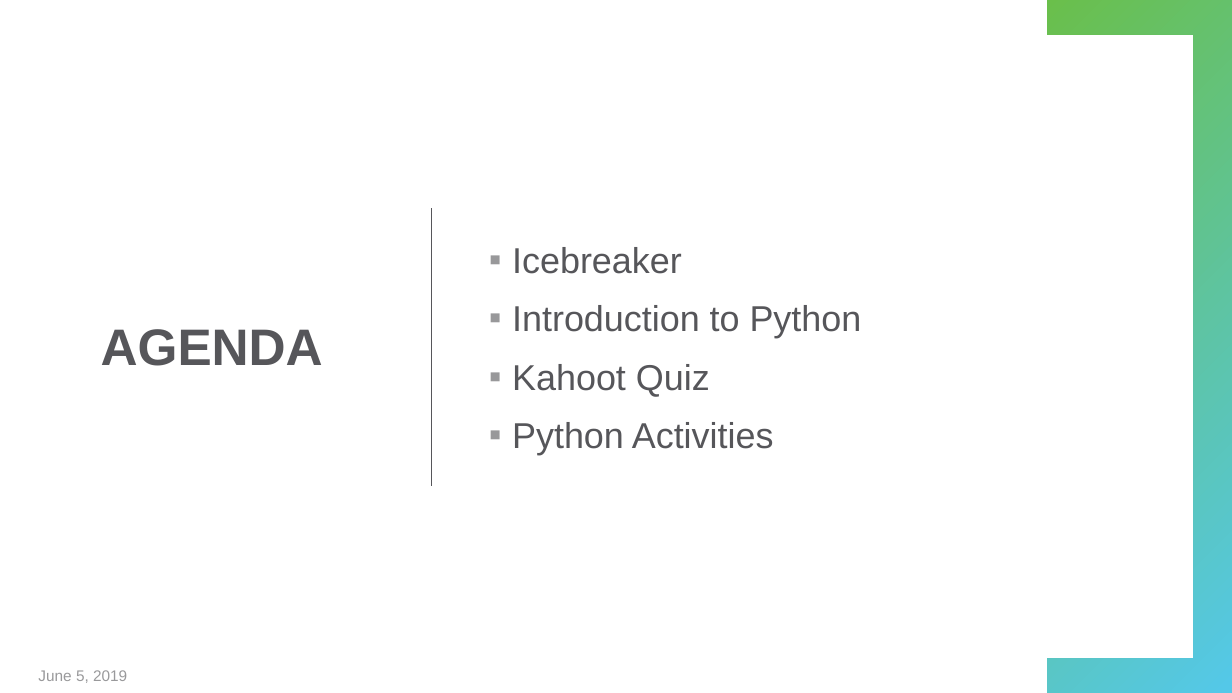
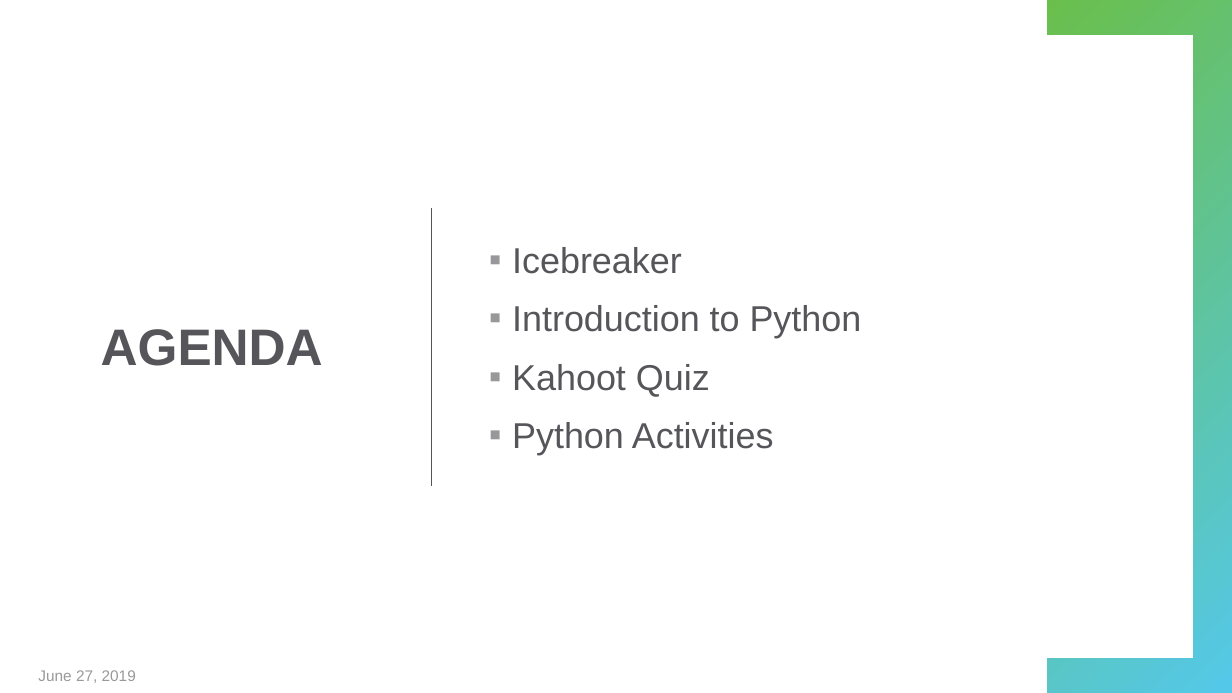
Before and after one commit to hylandtechoutreach/python-camp, a slide deck: slide 2 of ProgrammingWithPython.pptx. Drawn at 1232x693 pixels with LibreOffice and Linux fonts; fonts in the diff are those of the drawing. Boxes give left, top, right and bottom in pixels: in the first picture for what was removed or moved away, otherwise in the second. Text is boxed around its words. In the diff, an @@ line names an element or a change of style, - is before the commit and + after.

```diff
--- a/ProgrammingWithPython.pptx
+++ b/ProgrammingWithPython.pptx
@@ text at bbox=[38, 670, 136, 683]: text changed @@
-June 5, 2019
+June 27, 2019
```
Also in this commit, not shown: 1 other slide changed.
